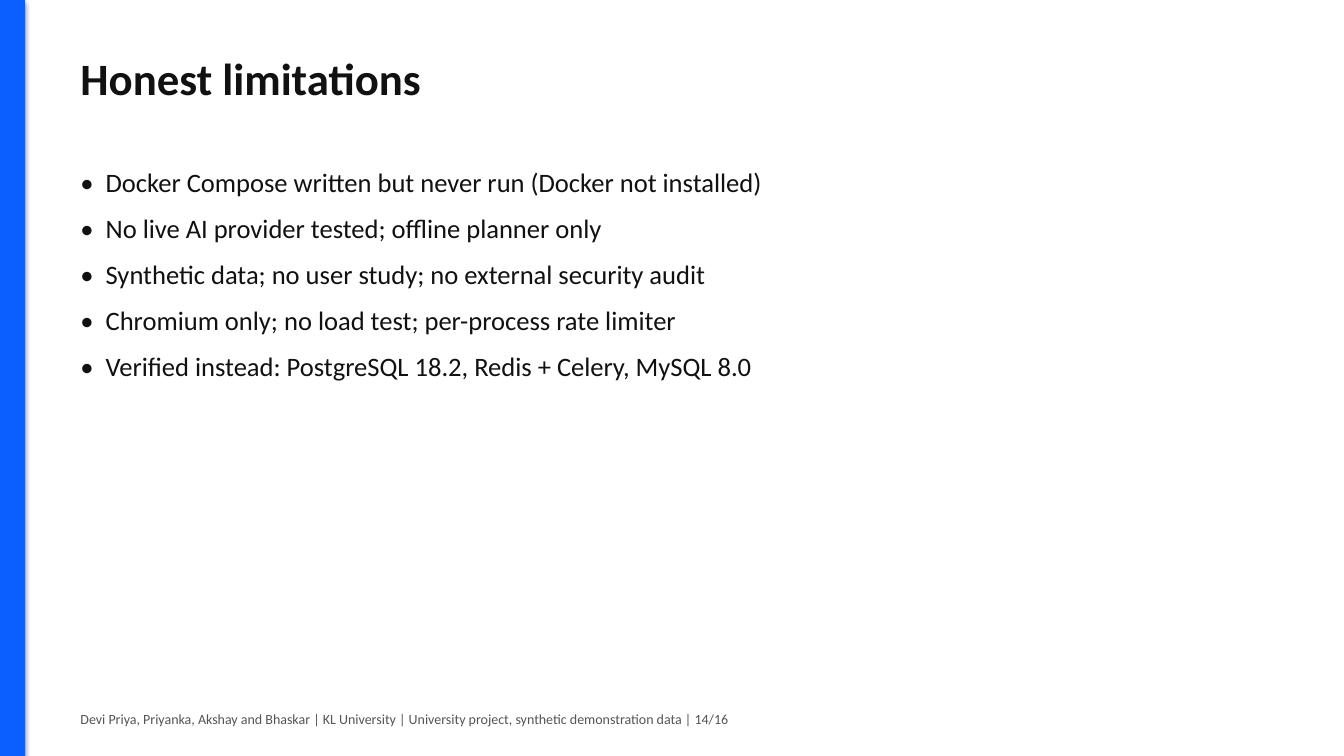
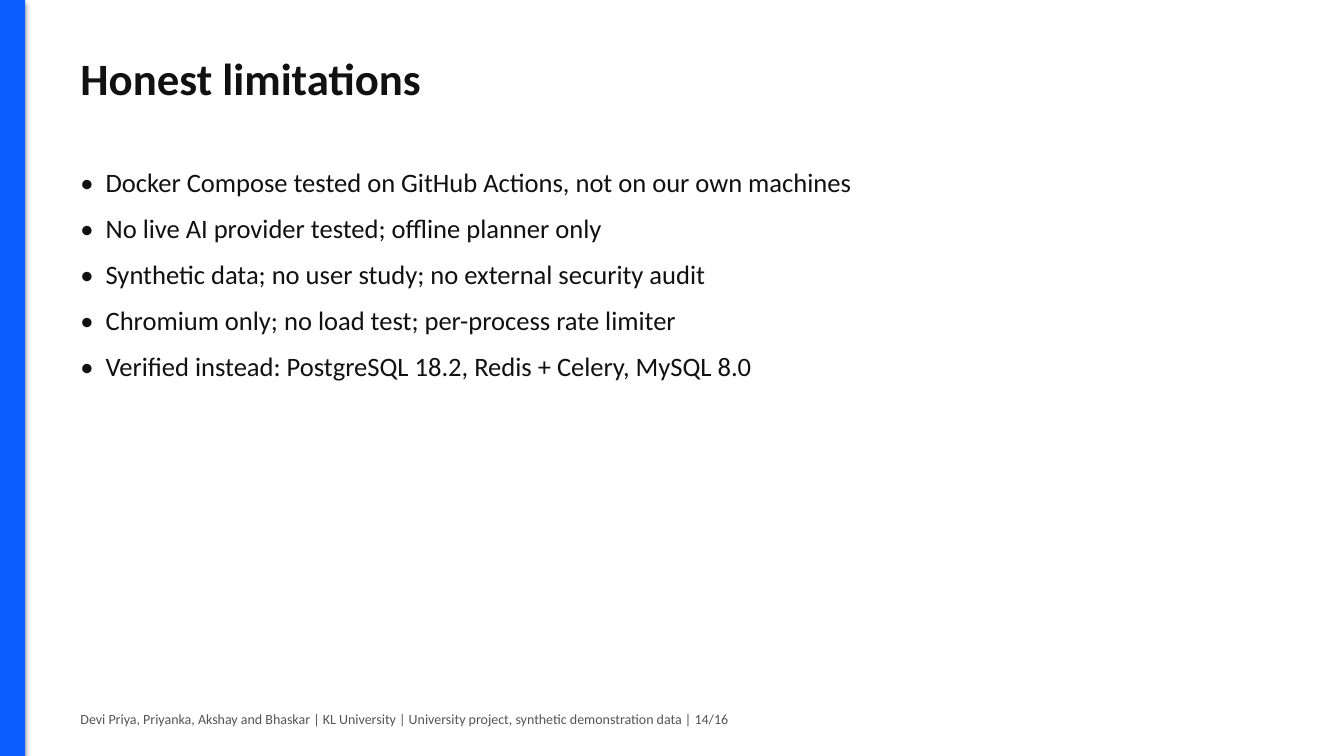
Before and after one commit to karthikeyavelivela/intelli, a slide deck: slide 14 of docs/exports/08_Presentation.pptx. Drawn at 1344x756 pixels with LibreOffice and Linux fonts; fonts in the diff are those of the drawing. Boxes give left, top, right and bottom in pixels: in the first picture for what was removed or moved away, otherwise in the second. Text is boxed around its words. In the diff, an @@ line names an element or a change of style, - is before the commit and + after.

```diff
--- a/docs/exports/08_Presentation.pptx
+++ b/docs/exports/08_Presentation.pptx
@@ text at [106, 173, 851, 197]: text changed @@
-• Docker Compose written but never run (Docker not installed)
+• Docker Compose tested on GitHub Actions, not on our own machines
```
Also in this commit, not shown: 33 other files.
